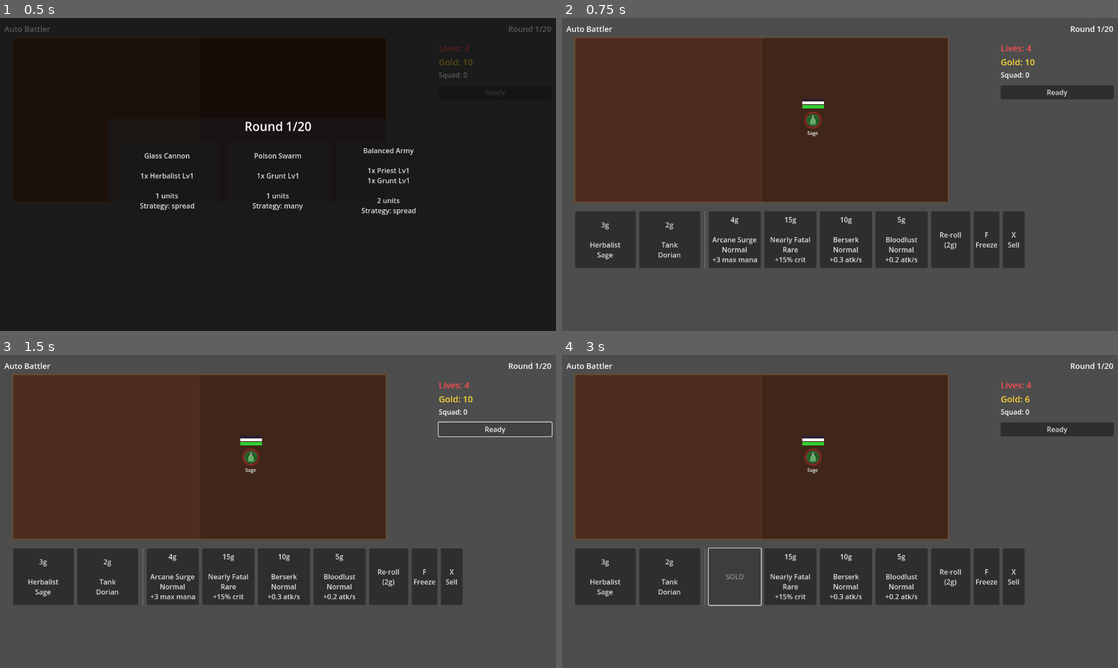
Above: before the commit, frames 1-4 (two rows, left to right).
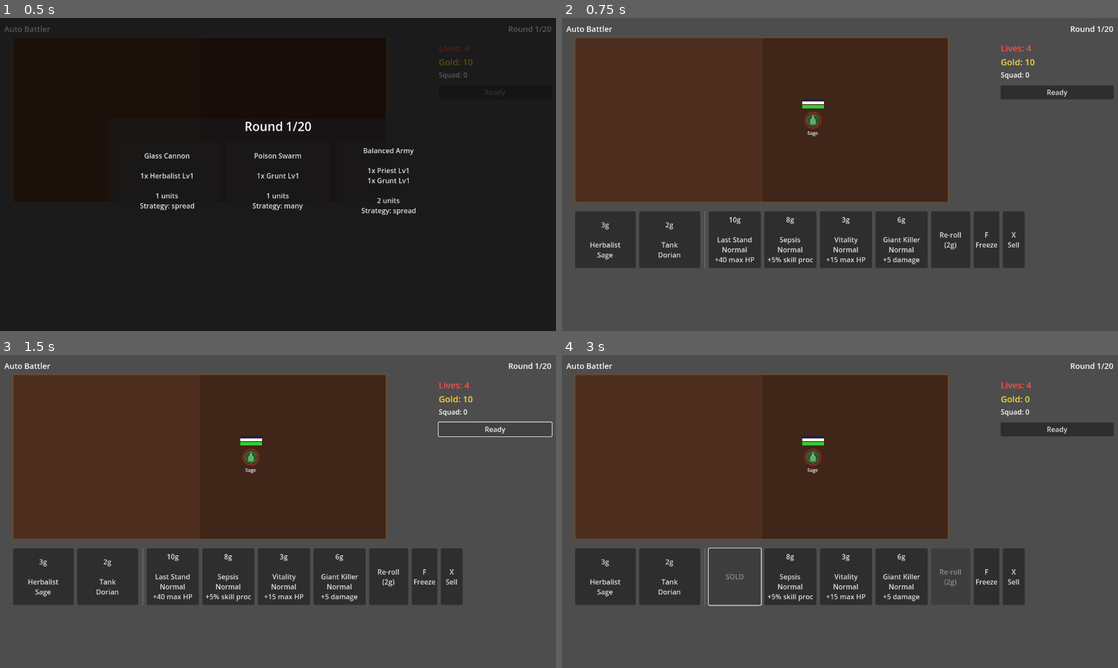
Above: after the commit, the same moments.

Repository: MarcelineVPQ/auto_battler
Game: Godot game, scene res://scenes/main.tscn
Same seed, same stepped clock (60 frames per second), same inputs: the game is played once before the commit and once after it. The engine's default icon, where the game draws it, is replaced by a stand-in: a white triangle on a blue panel in a dark square.
Inputs (mouse positions are in pixels of both pictures, inside the frame that each line leads up to):
- Up to frame 1 (0.5 s): no input
- Up to frame 2 (0.75 s): click "Glass Cannon 1x Herbalist Lv1…" at 0.5 s
- Up to frame 3 (1.5 s): click "Ready" at 1.25 s
- Up to frame 4 (3 s): click "Ready" at 2 s; click (734, 577) at 2.75 s, where only the run before the commit has a clickable "4g Arcane Surge Normal +3 max…"

Frame 1 is identical in both runs. In frame 2, 0.7% of the frame differs, in the area x 27-65%, y 63-79%; in frame 3, 0.7%; in frame 4, 0.6%.

Commit message:
Add color-coded shop, tiered rare/epic buffs, and range-aware movement
- 7 Rare hero-specific buffs (round 6+, 12g) and 7 Epic (round 10+, 18g)
- Shop cards tinted purple (Rare) and orange (Epic) with class restriction text
- Upgrade pool filtered by round so rare/epic buffs appear at appropriate times
- Ranged units now stop at attack range instead of rushing into melee

Co-Authored-By: Claude Opus 4.6 <noreply@anthropic.com>

Diff:
--- a/scripts/main.gd
+++ b/scripts/main.gd
@@ -63,6 +63,22 @@
 	{"name": "Haymaker", "cost": 15, "rarity": "Rare", "desc": "+10 damage", "stat": "damage", "amount": 10},
 	{"name": "Sniper", "cost": 15, "rarity": "Rare", "desc": "+100 atk range", "stat": "attack_range", "amount": 100.0},
 	{"name": "Necromancy", "cost": 12, "rarity": "Rare", "desc": "Summoner: archers inherit 15% stats (max 3)", "stat": "necromancy", "amount": 1.0},
+	# ── Rare Hero-Specific (12g, round 6+) ──
+	{"name": "Blood Rage", "cost": 12, "rarity": "Rare", "desc": "+5 dmg, +0.2 atk/s", "stat": "blood_rage", "amount": 1.0, "class_req": "Grunt"},
+	{"name": "Deadeye", "cost": 12, "rarity": "Rare", "desc": "+8 dmg, +80 range", "stat": "deadeye", "amount": 1.0, "class_req": "Archer"},
+	{"name": "Phantom Step", "cost": 12, "rarity": "Rare", "desc": "+10% evade, +10% crit", "stat": "phantom_step", "amount": 1.0, "class_req": "Assassin"},
+	{"name": "Fortress", "cost": 12, "rarity": "Rare", "desc": "+5 armor, +40 HP", "stat": "fortress", "amount": 1.0, "class_req": "Tank"},
+	{"name": "Soul Rend", "cost": 12, "rarity": "Rare", "desc": "+8 dmg, +3 max mana", "stat": "soul_rend", "amount": 1.0, "class_req": "Warlock"},
+	{"name": "Divine Covenant", "cost": 12, "rarity": "Rare", "desc": "+30 HP, +3 max mana", "stat": "divine_covenant", "amount": 1.0, "class_req": "Priest"},
+	{"name": "Toxic Mastery", "cost": 12, "rarity": "Rare", "desc": "+5 dmg, +5% skill proc", "stat": "toxic_mastery", "amount": 1.0, "class_req": "Herbalist"},
+	# ── Epic Hero-Specific (18g, round 11+) ──
+	{"name": "Rampage", "cost": 18, "rarity": "Epic", "desc": "+10 dmg, +0.3 atk/s, +20 HP", "stat": "rampage", "amount": 1.0, "class_req": "Grunt"},
+	{"name": "Hawkeye", "cost": 18, "rarity": "Epic", "desc": "+12 dmg, +120 range, +8% crit", "stat": "hawkeye", "amount": 1.0, "class_req": "Archer"},
+	{"name": "Death's Embrace", "cost": 18, "rarity": "Epic", "desc": "+15% evade, +15% crit, +5 dmg", "stat": "deaths_embrace", "amount": 1.0, "class_req": "Assassin"},
+	{"name": "Bastion", "cost": 18, "rarity": "Epic", "desc": "+8 armor, +60 HP, +2 dmg", "stat": "bastion", "amount": 1.0, "class_req": "Tank"},
+	{"name": "Dark Pact", "cost": 18, "rarity": "Epic", "desc": "+15 dmg, +5 max mana", "stat": "dark_pact", "amount": 1.0, "class_req": "Warlock"},
+	{"name": "Ascension", "cost": 18, "rarity": "Epic", "desc": "+50 HP, +5 max mana, +5 dmg", "stat": "ascension", "amount": 1.0, "class_req": "Priest"},
+	{"name": "Plague Lord", "cost": 18, "rarity": "Epic", "desc": "+10 dmg, +8% skill proc, +3 armor", "stat": "plague_lord", "amount": 1.0, "class_req": "Herbalist"},
 ]
 
 # Wave strategy definitions — each describes the enemy team composition
@@ -411,8 +427,13 @@
 	for i in range(HERO_SHOP_SLOTS):
 		var data: UnitData = hero_pool.pick_random()
 		shop_slots.append({"type": "hero", "data": data, "cost": data.farm_cost, "sold": false})
+	var pool = upgrade_pool.filter(func(u):
+		if u.rarity == "Epic": return GameManager.current_round >= 10
+		if u.rarity == "Rare": return GameManager.current_round >= 5
+		return true
+	)
 	for i in range(UPGRADE_SHOP_SLOTS):
-		var upgrade: Dictionary = upgrade_pool.pick_random()
+		var upgrade: Dictionary = pool.pick_random()
 		shop_slots.append({"type": "upgrade", "data": upgrade, "cost": upgrade.cost, "sold": false})
 	_update_shop_display()
 
@@ -420,6 +441,7 @@
 	for i in range(shop_slots.size()):
 		var slot: Dictionary = shop_slots[i]
 		var btn: Button = shop_buttons[i]
+		btn.modulate = Color(1, 1, 1)
 		if slot.sold:
 			btn.text = "SOLD"
 			btn.disabled = true
@@ -432,8 +454,15 @@
 			btn.disabled = false
 		else:
 			var upgrade: Dictionary = slot.data
-			btn.text = "%dg\n\n%s\n%s\n%s" % [upgrade.cost, upgrade.name, upgrade.rarity, upgrade.desc]
+			var class_text := ""
+			if upgrade.has("class_req"):
+				class_text = "\n(%s only)" % upgrade.class_req
+			btn.text = "%dg\n\n%s\n%s\n%s%s" % [upgrade.cost, upgrade.name, upgrade.rarity, upgrade.desc, class_text]
 			btn.disabled = false
+			if upgrade.rarity == "Rare":
+				btn.modulate = Color(0.85, 0.6, 1.0)
+			elif upgrade.rarity == "Epic":
+				btn.modulate = Color(1.0, 0.7, 0.3)
 
 	reroll_button.text = "Re-roll\n(%dg)" % GameManager.REROLL_COST
 	reroll_button.disabled = GameManager.gold < GameManager.REROLL_COST
@@ -513,6 +542,10 @@
 		return
 	var slot: Dictionary = shop_slots[_pending_upgrade_slot]
 	var upgrade: Dictionary = slot.data
+
+	# Validate class restriction
+	if upgrade.has("class_req") and unit.unit_data.unit_class != upgrade.class_req:
+		return
 
 	_apply_stat_buff(unit, upgrade.stat, upgrade.amount)
 	unit.applied_upgrades.append(upgrade.duplicate())
@@ -633,6 +666,78 @@
 			unit.necromancy_stacks += int(amount)
 		"primed":
 			unit.primed = true
+		# ── Rare Hero-Specific ──
+		"blood_rage":
+			unit.damage += 5
+			unit.attacks_per_second += 0.2
+		"deadeye":
+			unit.damage += 8
+			unit.attack_range += 80
+		"phantom_step":
+			unit.evasion += 10
+			unit.crit_chance += 10
+		"fortress":
+			unit.armor += 5
+			unit._update_armor_bar()
+			unit.max_hp += 40
+			unit.current_hp += 40
+			unit.health_bar.max_value = unit.max_hp
+			unit.health_bar.value = unit.current_hp
+		"soul_rend":
+			unit.damage += 8
+			unit.max_mana += 3
+			unit._update_mana_bar()
+		"divine_covenant":
+			unit.max_hp += 30
+			unit.current_hp += 30
+			unit.health_bar.max_value = unit.max_hp
+			unit.health_bar.value = unit.current_hp
+			unit.max_mana += 3
+			unit._update_mana_bar()
+		"toxic_mastery":
+			unit.damage += 5
+			unit.skill_proc_chance += 5
+		# ── Epic Hero-Specific ──
+		"rampage":
+			unit.damage += 10
+			unit.attacks_per_second += 0.3
+			unit.max_hp += 20
+			unit.current_hp += 20
+			unit.health_bar.max_value = unit.max_hp
+			unit.health_bar.value = unit.current_hp
+		"hawkeye":
+			unit.damage += 12
+			unit.attack_range += 120
+			unit.crit_chance += 8
+		"deaths_embrace":
+			unit.evasion += 15
+			unit.crit_chance += 15
+			unit.damage += 5
+		"bastion":
+			unit.armor += 8
+			unit._update_armor_bar()
+			unit.max_hp += 60
+			unit.current_hp += 60
+			unit.health_bar.max_value = unit.max_hp
+			unit.health_bar.value = unit.current_hp
+			unit.damage += 2
+		"dark_pact":
+			unit.damage += 15
+			unit.max_mana += 5
+			unit._update_mana_bar()
+		"ascension":
+			unit.max_hp += 50
+			unit.current_hp += 50
+			unit.health_bar.max_value = unit.max_hp
+			unit.health_bar.value = unit.current_hp
+			unit.max_mana += 5
+			unit._update_mana_bar()
+			unit.damage += 5
+		"plague_lord":
+			unit.damage += 10
+			unit.skill_proc_chance += 8
+			unit.armor += 3
+			unit._update_armor_bar()
 	board.queue_redraw()
 
 func _on_stat_upgrade_pressed(unit: Unit, stat_key: String, increment: float) -> void:
--- a/scripts/unit/combat_system.gd
+++ b/scripts/unit/combat_system.gd
@@ -100,8 +100,11 @@
 			if unit.can_attack():
 				_attack(unit, target)
 		else:
-			# Out of range — move toward target
-			unit.move_toward_target(target.position, unit.move_speed)
+			# Out of range — move toward target, but only close enough to attack
+			var desired_dist := maxf(unit.attack_range - 10.0, 50.0)
+			var move_dist := minf(unit.move_speed, dist - desired_dist)
+			if move_dist > 0:
+				unit.move_toward_target(target.position, move_dist)
 
 	tick_completed.emit()
 
